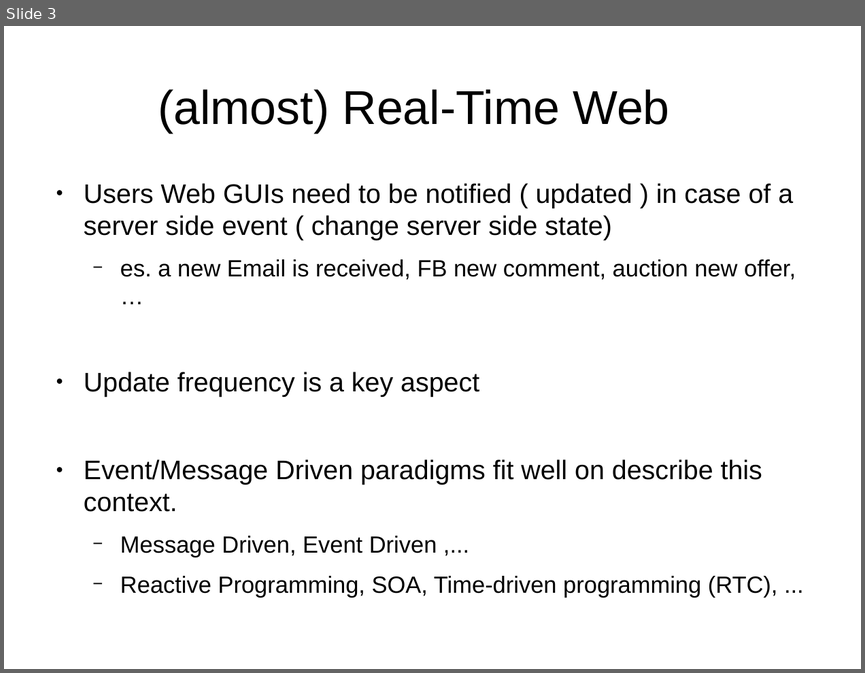
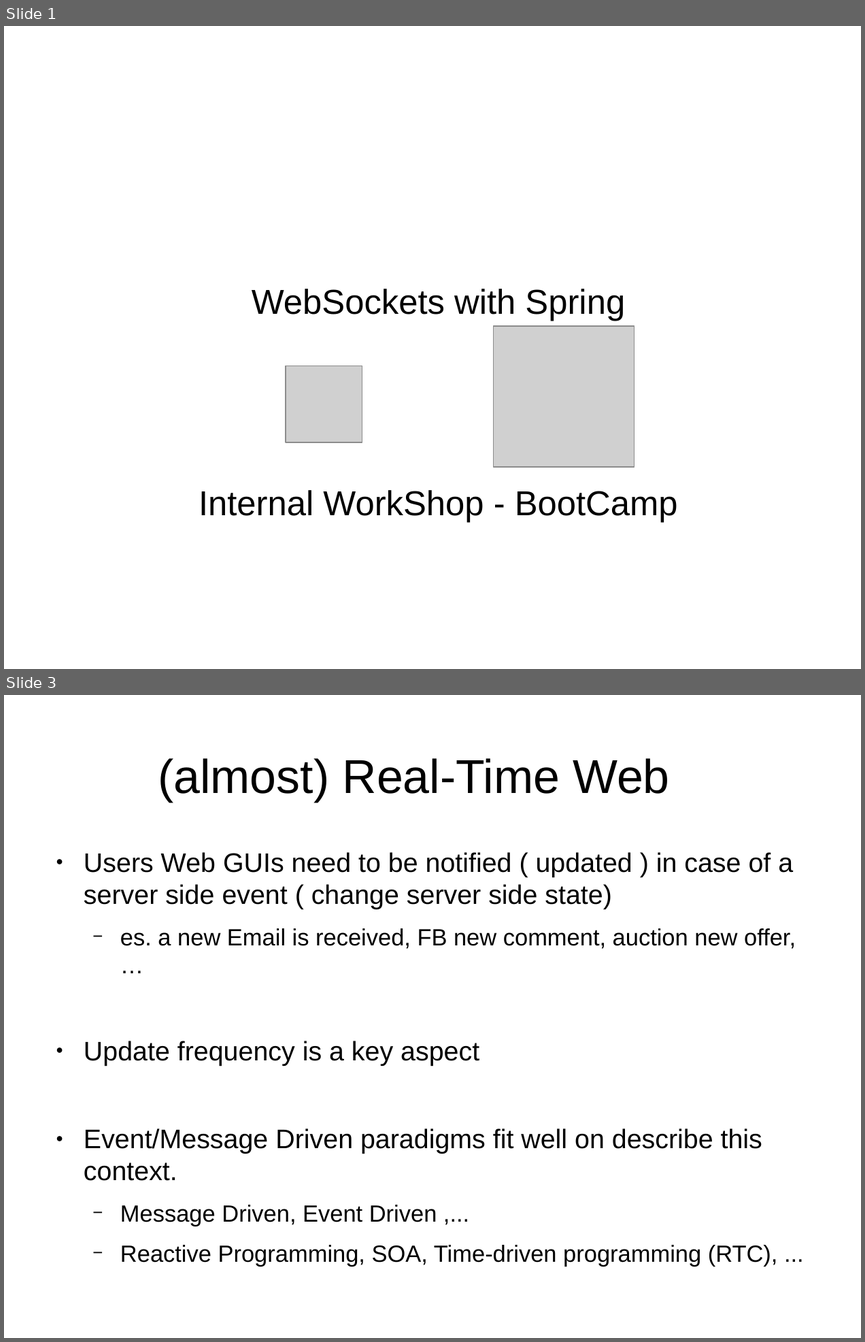
Before and after one commit to Tinvention/Training-websocket-with-spring, a slide deck: websocket-with-spring.odp. Shown one above the other, each under a label of ours: slide 3 before the commit, slides 1 and 3 after it; the slides between them are not shown. The pictures are 865x673 and 865x1342 pixels, drawn with LibreOffice and Linux fonts; fonts in the diff are those of the drawing; grey boxes stand for pictures; background and template pictures are left out. Boxes give left, top, right and bottom in pixels: in the first picture for what was removed or moved away, otherwise in the second. Text is boxed around its words. In the diff, an @@ line names an element or a change of style, - is before the commit and + after.

```diff
--- a/websocket-with-spring.odp
+++ b/websocket-with-spring.odp
@@ slide 1 added at [4, 26, 861, 669], background #FFFFFF @@
@@ title added at [252, 288, 625, 320], 32 pt, text #000000 @@
+WebSockets with Spring
@@ picture added at [494, 326, 634, 467] @@
@@ picture added at [286, 366, 362, 443] @@
@@ subtitle added at [198, 490, 678, 522], 32 pt, text #000000 @@
+Internal WorkShop - BootCamp
```
Also in this commit, not shown: 3 slides changed, 8 other slides added, 3 slides removed, 4 other files.
